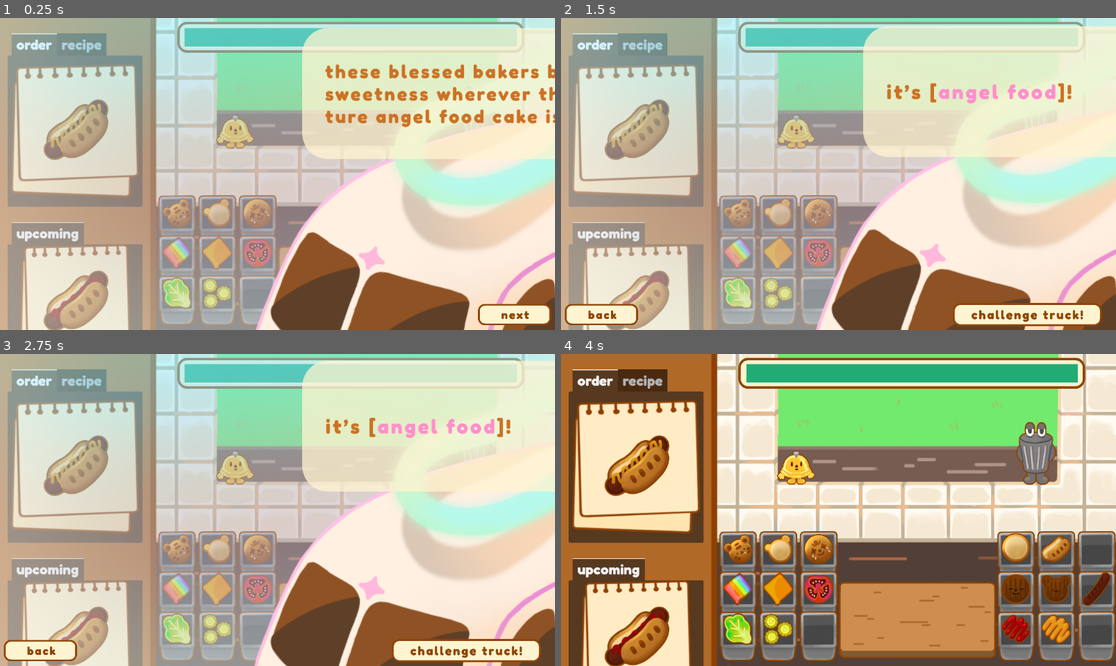
Above: before the commit, frames 1-4 (two rows, left to right).
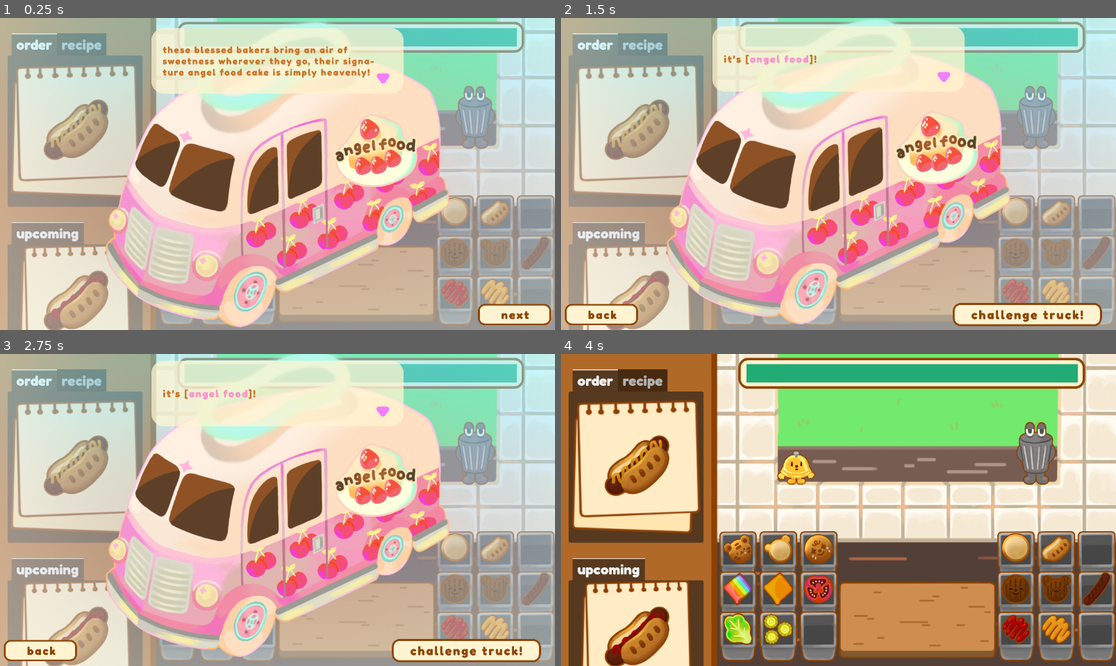
Above: after the commit, the same moments.

Repository: Gus700/FoodTruckBattles
Game: Godot game, scene res://scenes/LevelTutorial.tscn
Same seed, same stepped clock (60 frames per second), same inputs: the game is played once before the commit and once after it. This scene is started directly instead of the project's main scene.
Inputs (mouse positions are in pixels of both pictures, inside the frame that each line leads up to):
- Up to frame 1 (0.25 s): no input
- Up to frame 2 (1.5 s): click (1077, 314) at 0.5 s; click (738, 211) at 1.27 s
- Up to frame 3 (2.75 s): click (233, 466) at 2 s
- Up to frame 4 (4 s): click (1038, 453) at 2.75 s; click (1027, 650) at 3.5 s

The runs differ from the first frame. In frame 1, 67% of the frame differs, in the area x 19-100%, y 1-100%; in frame 2, 65%; in frame 3, 66%; in frame 4, nothing differs.

Commit message:
disabled animation reset on save

Diff:
--- a/scenes/Level.tscn
+++ b/scenes/Level.tscn
@@ -671,6 +671,7 @@
 
 [node name="AnimationPlayer" type="AnimationPlayer" parent="TruckIntro"]
 autoplay = "truckIntroFloat"
+reset_on_save = false
 libraries = {
 "": SubResource("AnimationLibrary_nyn2w")
 }
--- a/scenes/LevelTutorial.tscn
+++ b/scenes/LevelTutorial.tscn
@@ -6,15 +6,6 @@
 [ext_resource type="Texture2D" uid="uid://dqcd7kdie7kkg" path="res://assets/UI_buttons/x_hover.png" id="4_my2eo"]
 
 [node name="LevelTutorial" instance=ExtResource("1_0m4n7")]
-
-[node name="backgroundImage" parent="TruckIntro" index="1"]
-offset_right = 1152.0
-offset_bottom = 648.0
-
-[node name="textBubble" parent="TruckIntro" index="2"]
-offset_top = 10.0
-offset_right = 1152.0
-offset_bottom = 146.0
 
 [node name="CloseTutorial" parent="TutorialOverlay" index="2"]
 anchor_top = 0.011
